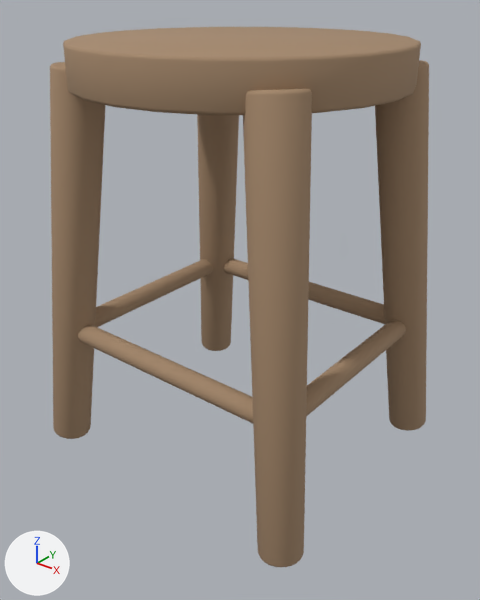
What one commit did to the glTF model creator-build-project/assets/bundles/region_island/character_support/reading_chair.glb.
Rendered twice from a camera (50 mm lens) standing at (0.381, -0.391, 0.459) and looking at (0.009, 0.073, 0.171). Every picture has the same lights, and +X, +Y and +Z are marked at lower left. The older version comes first. Where no turn or scale is listed for an object, it has been applied to the vertices. Vertices at exactly the same position are counted once.

Objects in the first picture: 'StationaryReferenceRoundStool'.
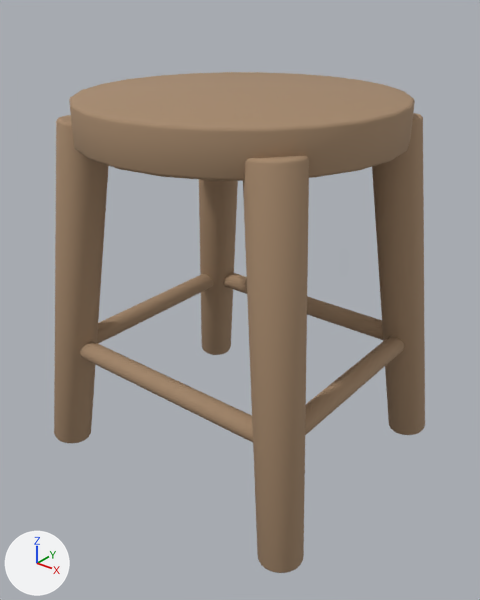
The change in detail:
me_cone is used by ob_stationaryreferenceroundstool; location (0.0, 0.087, 0.393).
me_cone had 1296 vertices, 2556 faces and spanned x -0.162..0.162, y -0.15..0.15, z -0.387..0.019.
me_cone now has 1296 vertices, 2556 faces and spans x -0.162..0.162, y -0.15..0.15, z -0.393..-0.027.
me_cone part 1: the loose piece of 144 vertices spanning x -0.15..0.15, y -0.15..0.15, z -0.019..0.019 is moved by (0.0, 0.0, -0.046).
me_cone part 2: the loose piece of 144 vertices spanning x -0.162..-0.082, y -0.143..-0.069, z -0.387..0.0 is scaled about its middle by (1, 1, 0.897), then moved by (0.0, 0.0, -0.026).
me_cone part 3: the loose piece of 144 vertices spanning x -0.162..-0.082, y 0.069..0.143, z -0.387..0.0 is scaled about its middle by (1, 1, 0.897), then moved by (0.0, 0.0, -0.026).
me_cone part 4: the loose piece of 144 vertices spanning x 0.082..0.162, y -0.143..-0.069, z -0.387..0.0 is scaled about its middle by (1, 1, 0.897), then moved by (0.0, 0.0, -0.026).
me_cone part 5: the loose piece of 144 vertices spanning x 0.082..0.162, y 0.069..0.143, z -0.387..0.0 is scaled about its middle by (1, 1, 0.897), then moved by (0.0, 0.0, -0.026).
me_cone part 6: the loose piece of 144 vertices spanning x -0.13..0.13, y -0.123..-0.103, z -0.268..-0.248 is moved by (0.0, 0.0, -0.019).
me_cone part 7: the loose piece of 144 vertices spanning x -0.13..0.13, y 0.103..0.123, z -0.268..-0.248 is moved by (0.0, 0.0, -0.019).
me_cone part 8: the loose piece of 144 vertices spanning x -0.14..-0.12, y -0.113..0.113, z -0.268..-0.248 is moved by (0.0, 0.0, -0.019).
me_cone part 9: the loose piece of 144 vertices spanning x 0.12..0.14, y -0.113..0.113, z -0.268..-0.248 is moved by (0.0, 0.0, -0.019).

Boxes [x1, y1, x2, y2] around the edits, measured in the pictures (480 x 600 px; the box of a moved part takes in the faces that stretch with it):
'StationaryReferenceRoundStool', reshaped (7% shorter): before [50, 27, 429, 567]; after [54, 72, 425, 573]
part 1 of me_cone, moved or reshaped: before [63, 27, 421, 115]; after [69, 72, 415, 181]
part 2 of me_cone, moved or reshaped: before [50, 62, 105, 439]; after [54, 115, 109, 443]
part 3 of me_cone, moved or reshaped: before [197, 114, 239, 351]; after [199, 180, 238, 355]
part 4 of me_cone, moved or reshaped: before [243, 89, 312, 567]; after [243, 156, 309, 573]
part 5 of me_cone, moved or reshaped: before [375, 60, 429, 431]; after [372, 113, 425, 435]
part 6 of me_cone, moved or reshaped: before [78, 325, 253, 423]; after [80, 341, 253, 442]
part 7 of me_cone, moved or reshaped: before [223, 258, 385, 324]; after [223, 272, 383, 340]
part 8 of me_cone, moved or reshaped: before [95, 259, 213, 327]; after [97, 274, 213, 344]
part 9 of me_cone, moved or reshaped: before [306, 320, 406, 416]; after [305, 336, 404, 435]
